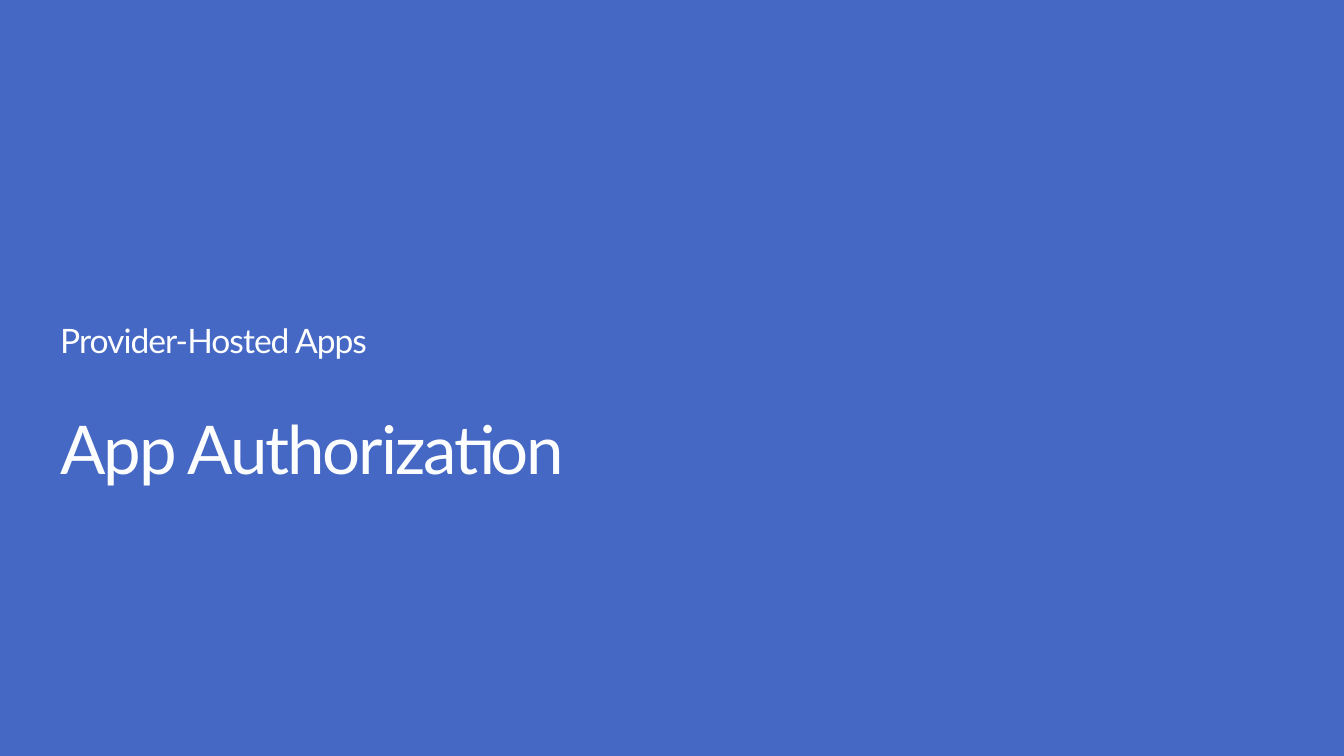
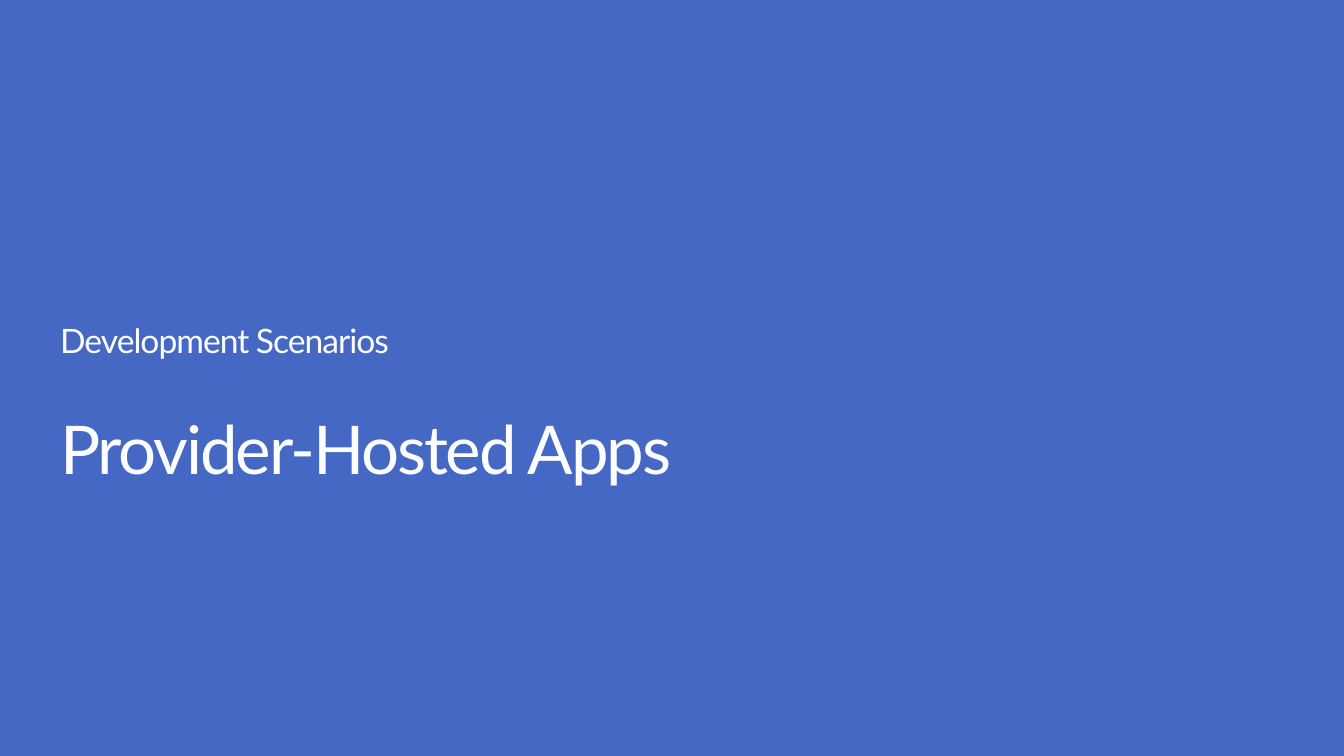
Before and after one commit to OfficeDev/TrainingContent, a slide deck: slide 25 of O3652-7 Deep Dive into Security and OAuth/O3652-7 Deep Dive into Security and OAuth.pptx (slide 18 before the commit). Drawn at 1344x756 pixels with LibreOffice and Linux fonts; fonts in the diff are those of the drawing; background and template pictures are left out. Boxes give left, top, right and bottom in pixels: in the first picture for what was removed or moved away, otherwise in the second. Text is boxed around its words. In the diff, an @@ line names an element or a change of style, - is before the commit and + after.

```diff
--- a/O3652-7 Deep Dive into Security and OAuth/O3652-7 Deep Dive into Security and OAuth.pptx
+++ b/O3652-7 Deep Dive into Security and OAuth/O3652-7 Deep Dive into Security and OAuth.pptx
@@ subtitle at (x1=60, y1=328, x2=389, y2=359): text changed @@
-Provider-Hosted Apps
+Development Scenarios
@@ title at (x1=60, y1=424, x2=672, y2=486): text changed @@
-App Authorization
+Provider-Hosted Apps
```
Also in this commit, not shown: 12 other slides changed, 49 slides added, 13 slides removed.
